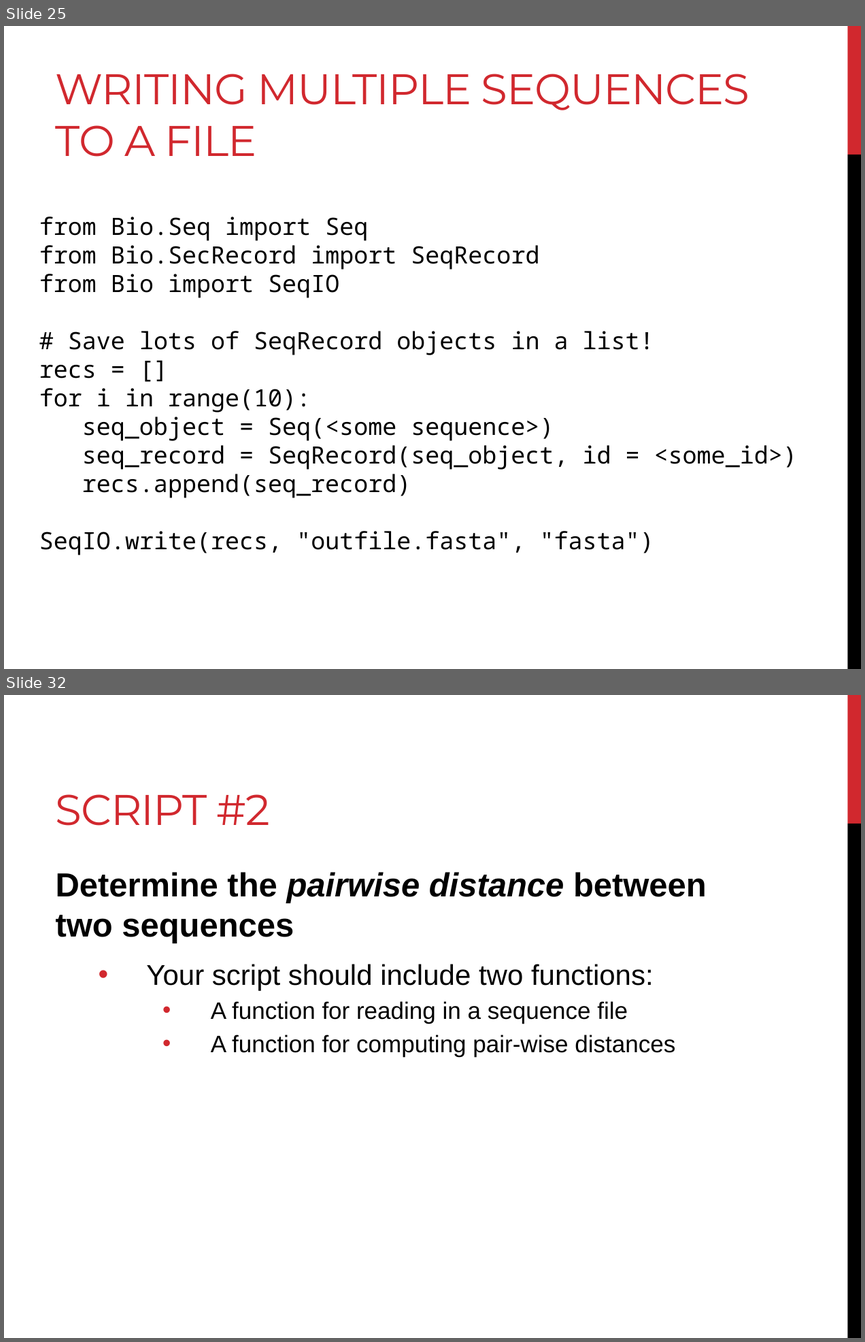
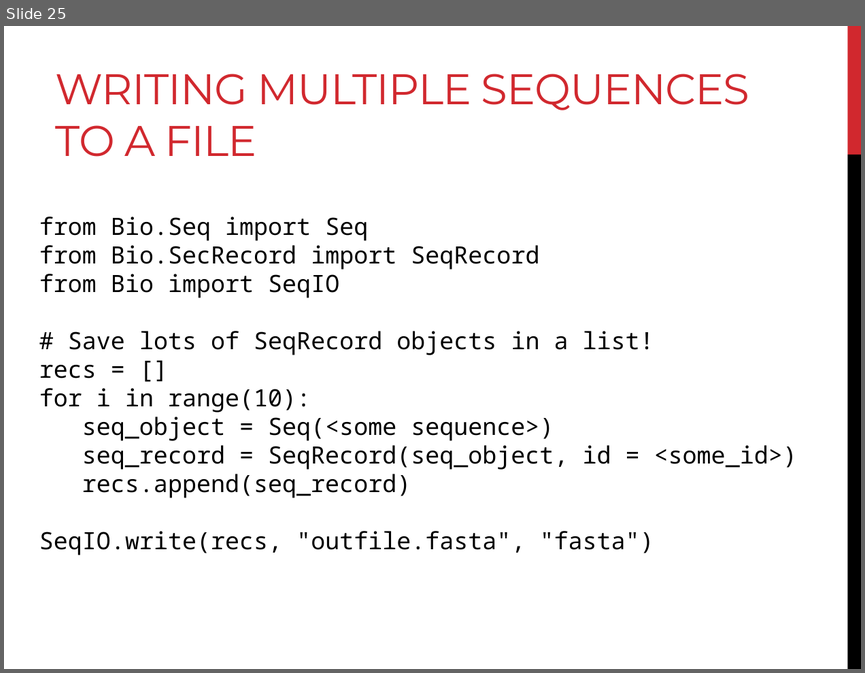
Before and after one commit to BjornFJohansson/ccbb_bigdata2015_python, a slide deck: slides/slides_biopython.pptx. Shown one above the other, each under a label of ours: slides 25 and 32 before the commit, slide 25 after it; the slides between them are not shown. The pictures are 865x1342 and 865x673 pixels, drawn with LibreOffice and Linux fonts; fonts in the diff are those of the drawing. Boxes give left, top, right and bottom in pixels: in the first picture for what was removed or moved away, otherwise in the second. Text is boxed around its words. In the diff, an @@ line names an element or a change of style, - is before the commit and + after.

Commit message:
biopython slides no longer have scripting

```diff
--- a/slides/slides_biopython.pptx
+++ b/slides/slides_biopython.pptx
@@ slide 32 removed at box(4, 695, 861, 1338), background #FFFFFF; not listed: 2 template elements that a slide beside it also shows @@
@@ title removed at box(56, 794, 271, 826) @@
-SCRIPT #2
@@ text removed at box(56, 872, 706, 1057) @@
-Determine the pairwise distance between two sequences
-  • Your script should include two functions:
-    • A function for reading in a sequence file
-    • A function for computing pair-wise distances
```
Also in this commit, not shown: 8 other slides removed, 1 other file.
